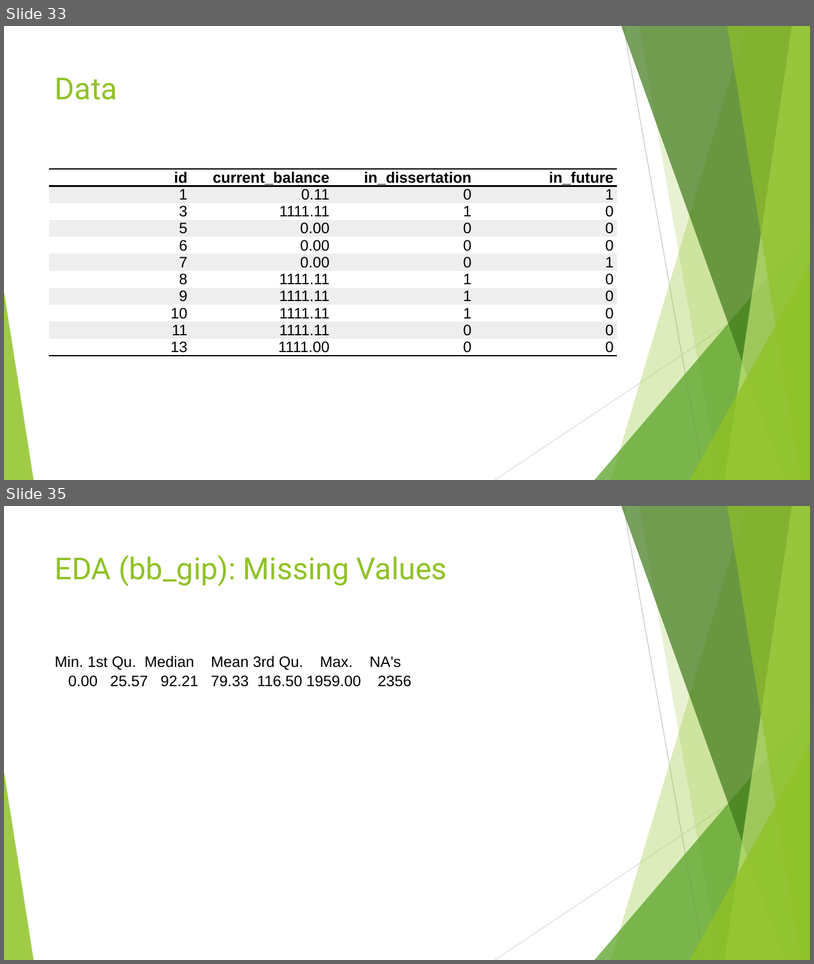
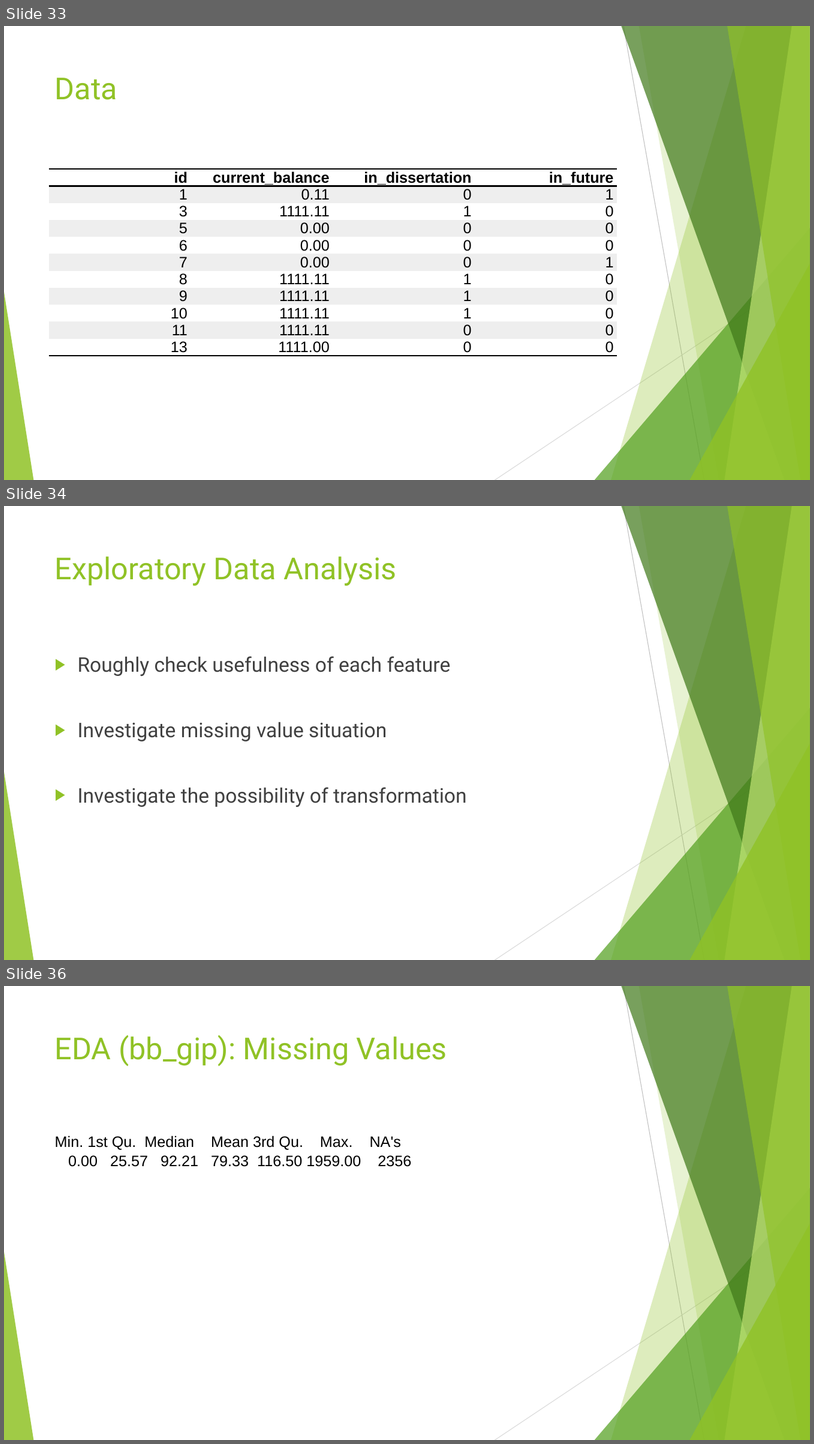
Before and after one commit to anhualin/MyLearning, a slide deck: FDA2018/FDA_Presentation.pptx. Shown one above the other, each under a label of ours: slides 33 and 35 before the commit, slides 33, 34 and 36 after it; the slides between them are not shown. The pictures are 814x964 and 814x1444 pixels, drawn with LibreOffice and Linux fonts; fonts in the diff are those of the drawing. Boxes give left, top, right and bottom in pixels: in the first picture for what was removed or moved away, otherwise in the second. Text is boxed around its words. In the diff, an @@ line names an element or a change of style, - is before the commit and + after.

```diff
--- a/FDA2018/FDA_Presentation.pptx
+++ b/FDA2018/FDA_Presentation.pptx
@@ slide 34 added at bbox=[4, 506, 810, 960], background #FFFFFF; not listed: 10 template elements that a slide beside it also shows @@
@@ title added at bbox=[55, 556, 396, 586], 36 pt, text #90C226 @@
+Exploratory Data Analysis
@@ text added at bbox=[78, 656, 467, 807], 24 pt, text #404040 @@
+▶ Roughly check usefulness of each feature
+▶ Investigate missing value situation
+▶ Investigate the possibility of transformation
@@ what was slide 35 is now slide 36 @@
```
Also in this commit, not shown: 3 slides changed, 1 other file.
